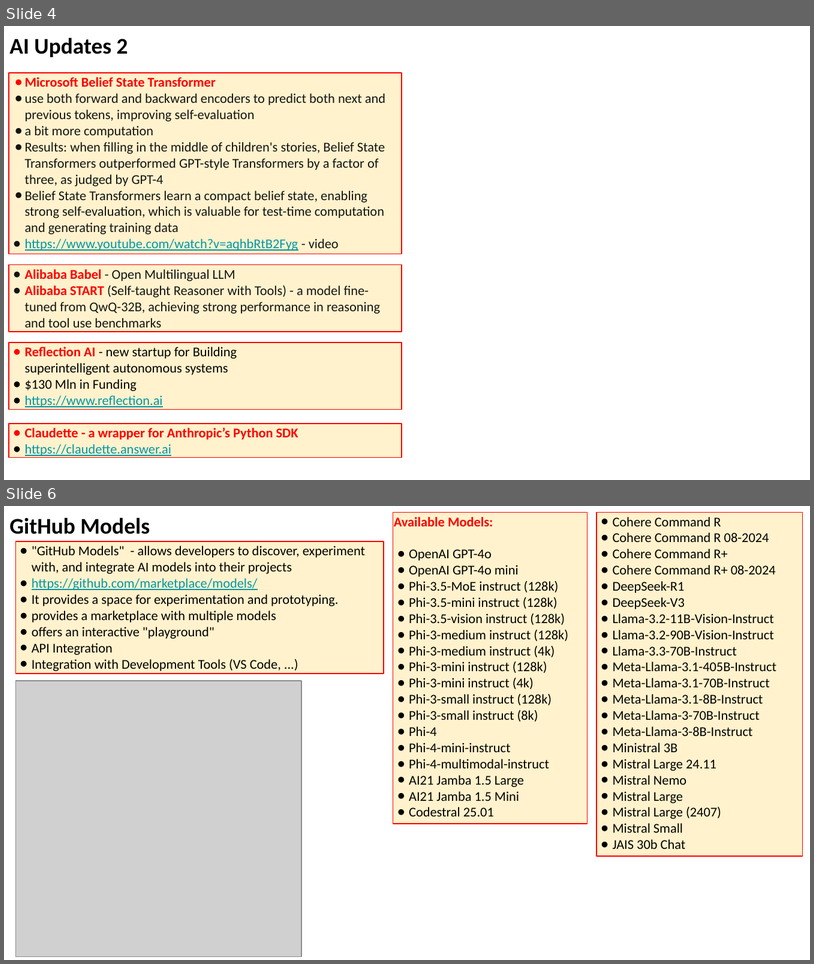
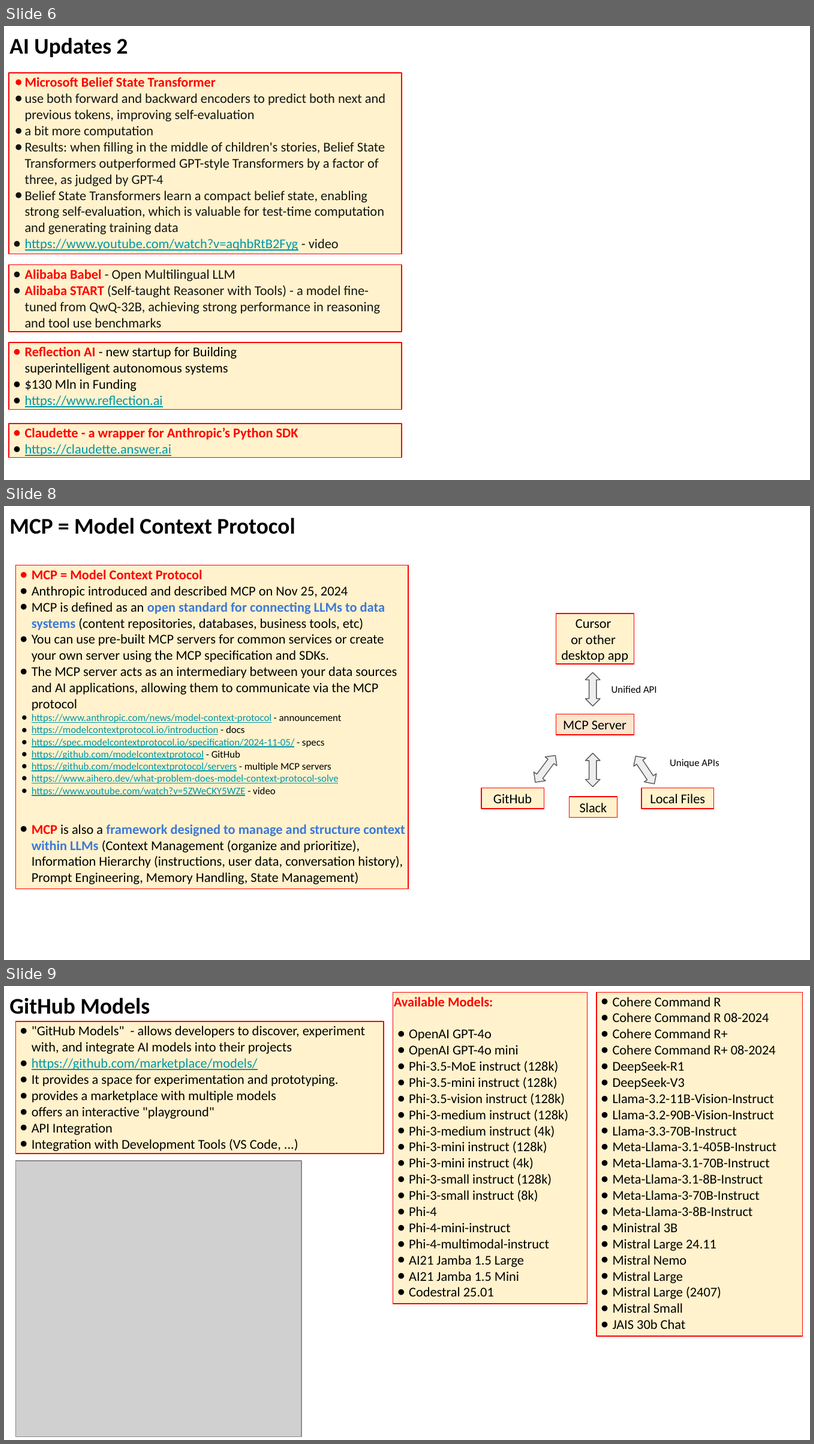
Before and after one commit to lselector/seminar, a slide deck: 2025/2025-03-14-AI-Updates.pptx. Shown one above the other, each under a label of ours: slides 4 and 6 before the commit, slides 6, 8 and 9 after it; the slides between them are not shown. The pictures are 814x964 and 814x1444 pixels, drawn with LibreOffice and Linux fonts; fonts in the diff are those of the drawing; grey boxes stand for pictures. Boxes give left, top, right and bottom in pixels: in the first picture for what was removed or moved away, otherwise in the second. Text is boxed around its words. In the diff, an @@ line names an element or a change of style, - is before the commit and + after.

```diff
--- a/2025/2025-03-14-AI-Updates.pptx
+++ b/2025/2025-03-14-AI-Updates.pptx
@@ slide 8 added at [4, 506, 810, 960], background #FFFFFF @@
@@ text added at [9, 517, 295, 534], 20 pt, text #000000, bold @@
+MCP = Model Context Protocol
@@ rectangle added at [15, 565, 408, 888], fill #FFF2CC, outline #FF0000 0.75 pt, 12 pt, text #000000 @@
+● MCP = Model Context Protocol
+● Anthropic introduced and described MCP on Nov 25, 2024
+● MCP is defined as an open standard for connecting LLMs to data systems (content repositories, databases, business tools, etc)
+● You can use pre-built MCP servers for common services or create your own server using the MCP specification and SDKs.
+● The MCP server acts as an intermediary between your data sources and AI applications, allowing them to communicate via the MCP protocol
+● https://www.anthropic.com/news/model-context-protocol - announcement
+● https://modelcontextprotocol.io/introduction - docs
+● https://spec.modelcontextprotocol.io/specification/2024-11-05/ - specs
+● https://github.com/modelcontextprotocol - GitHub
+● https://github.com/modelcontextprotocol/servers - multiple MCP servers
+● https://www.aihero.dev/what-problem-does-model-context-protocol-solve
+● https://www.youtube.com/watch?v=5ZWeCKY5WZE - video
+● MCP is also a framework designed to manage and structure context within LLMs (Context Management (organize and prioritize), Information Hierarchy (instructions, user data, conversation history), Prompt Engineering, Memory Handling, State Management)
@@ rectangle added at [557, 613, 635, 664], fill #FFF2CC, outline #FF0000 0.75 pt, 12 pt, text #000000 @@
+Cursor
+or other
+desktop app
@@ up down arrow added at [585, 672, 600, 706], fill #EEEEEE, outline #595959 0.75 pt @@
@@ text added at [612, 685, 657, 693], 9 pt, text #000000 @@
+Unified API
@@ rectangle added at [557, 714, 635, 735], fill #FCE5CD, outline #FF0000 0.75 pt, 12 pt, text #000000 @@
+MCP Server
@@ up down arrow added at [529, 751, 561, 787], fill #EEEEEE, outline #595959 0.75 pt @@
@@ up down arrow added at [585, 753, 600, 787], fill #EEEEEE, outline #595959 0.75 pt @@
@@ up down arrow added at [630, 751, 660, 788], fill #EEEEEE, outline #595959 0.75 pt @@
@@ text added at [670, 759, 719, 768], 9 pt, text #000000 @@
+Unique APIs
@@ rectangle added at [482, 787, 544, 808], fill #FFF2CC, outline #FF0000 0.75 pt, 12 pt, text #000000 @@
+GitHub
@@ rectangle added at [642, 787, 714, 808], fill #FFF2CC, outline #FF0000 0.75 pt, 12 pt, text #000000 @@
+Local Files
@@ rectangle added at [569, 796, 618, 817], fill #FFF2CC, outline #FF0000 0.75 pt, 12 pt, text #000000 @@
+Slack
@@ what was slide 4 is now slide 6 @@
@@ what was slide 6 is now slide 9 @@
```
Also in this commit, not shown: 5 slides changed, 2 other slides added.
